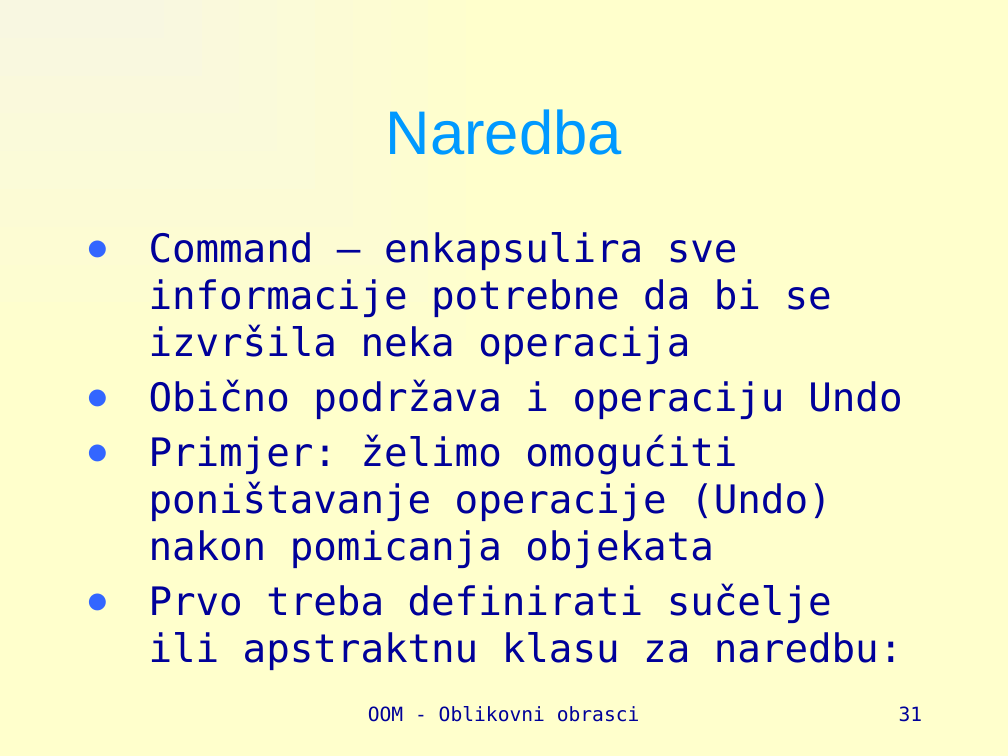
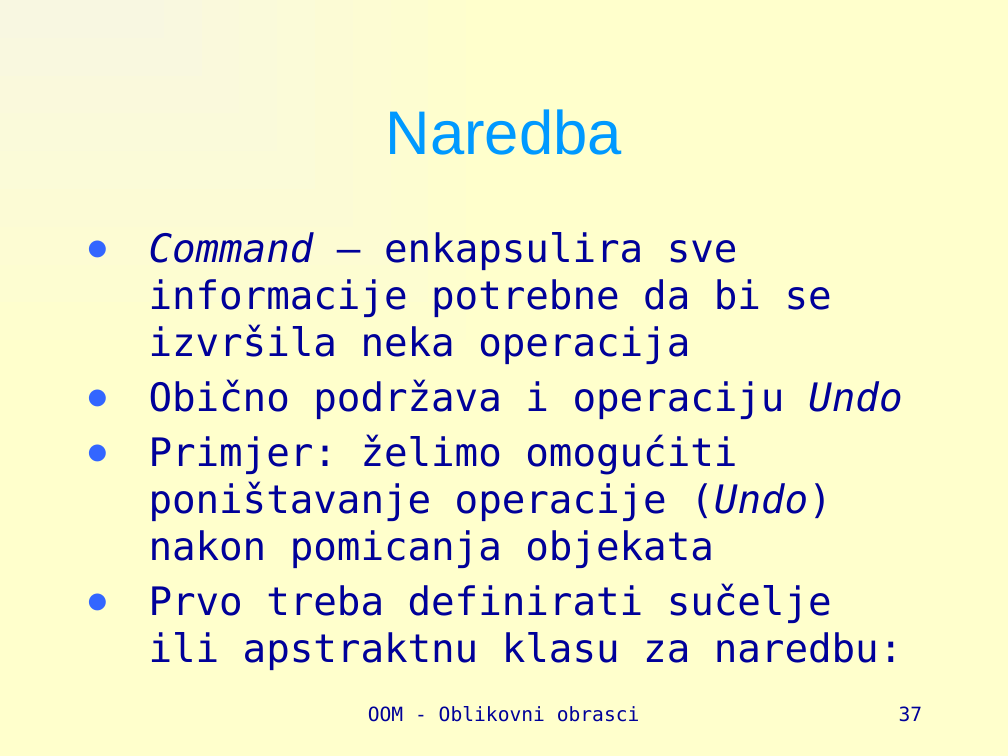
Before and after one commit to vsite-oom/DesignPatterns, a slide deck: slide 37 of docs/Design patterns.pptx (slide 31 before the commit). Drawn at 1008x756 pixels with LibreOffice and Linux fonts; fonts in the diff are those of the drawing. Boxes give left, top, right and bottom in pixels: in the first picture for what was removed or moved away, otherwise in the second. Text is boxed around its words. In the diff, an @@ line names an element or a change of style, - is before the commit and + after.

```diff
--- a/docs/Design patterns.pptx
+++ b/docs/Design patterns.pptx
@@ text at [149,232,902,568]: italic on in "Command", "Undo", "(Undo)" @@
@@ page number at [899,706,923,722]: text changed @@
-31
+37
```
Also in this commit, not shown: 12 other slides changed, 8 slides added, 19 other files.
